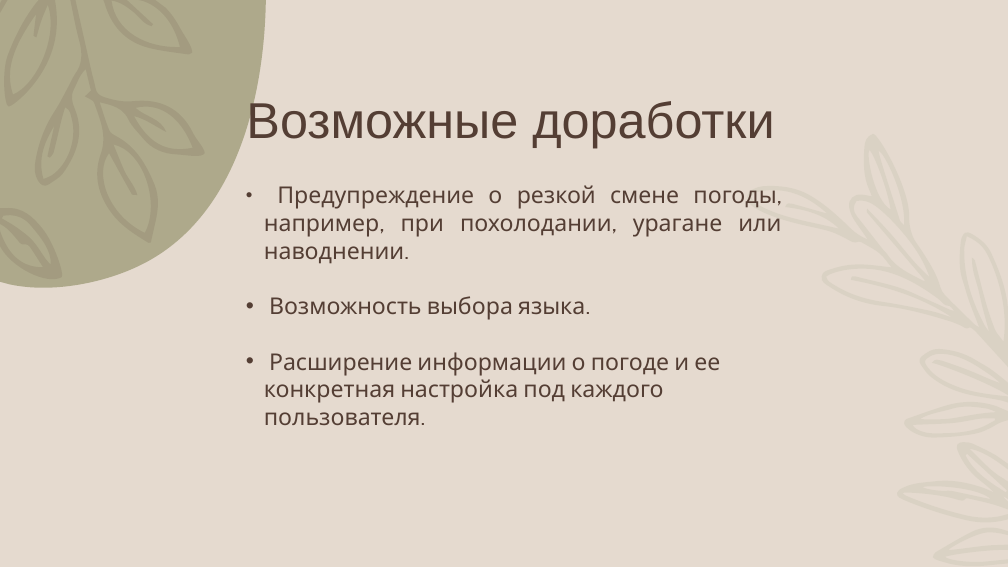
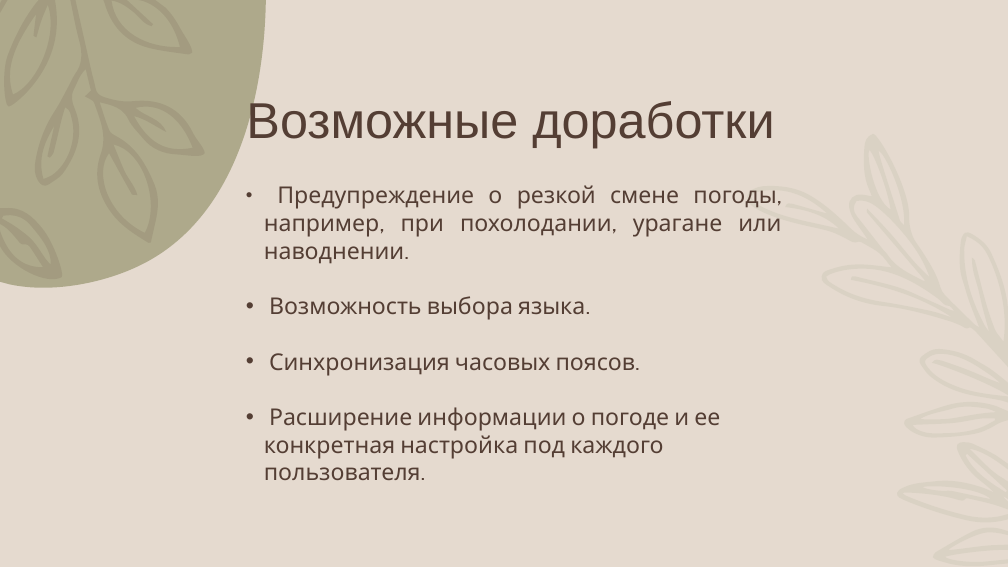
Before and after one commit to Romob1o/WeatherBot, a slide deck: slide 5 of documents/WeatherBot.pptx. Drawn at 1008x567 pixels with LibreOffice and Linux fonts; fonts in the diff are those of the drawing; background and template pictures are left out. Boxes give left, top, right and bottom in pixels: in the first picture for what was removed or moved away, otherwise in the second. Text is boxed around its words. In the diff, an @@ line names an element or a change of style, - is before the commit and + after.

```diff
--- a/documents/WeatherBot.pptx
+++ b/documents/WeatherBot.pptx
@@ text at [269,353,636,375]: paragraph added @@
+  • Синхронизация часовых поясов.
```
Also in this commit, not shown: 1 other slide changed, 1 other file.
